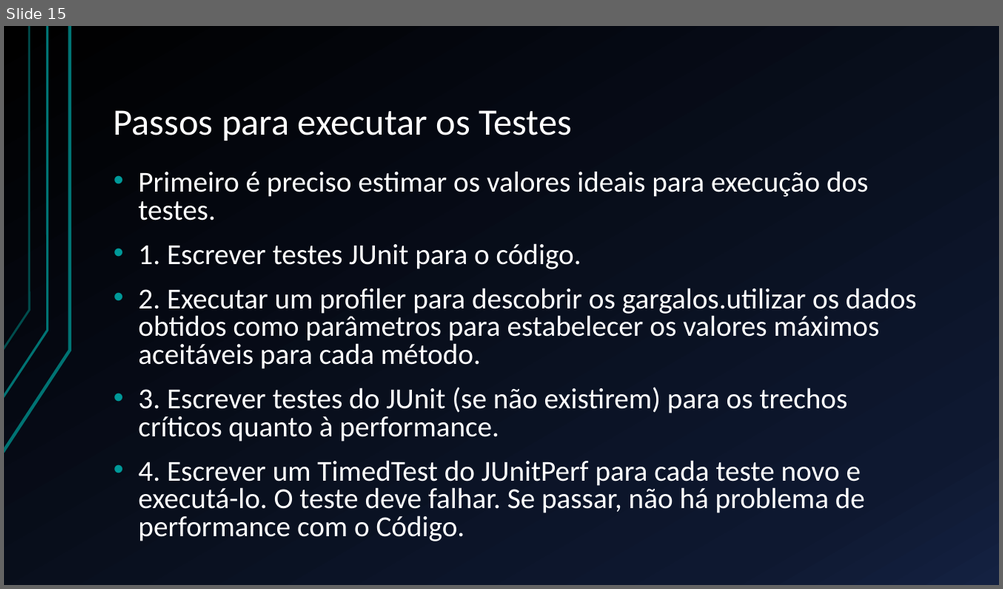
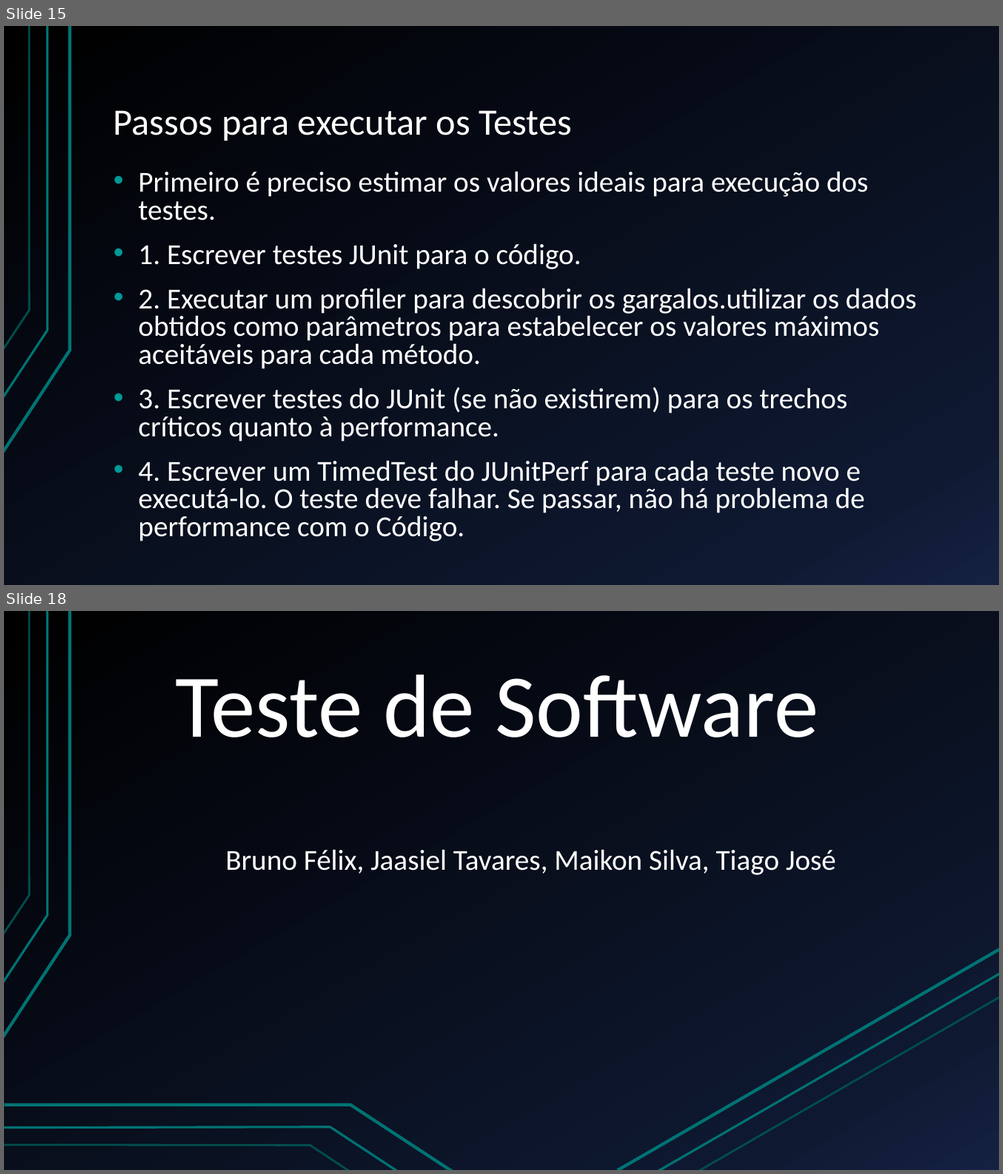
Before and after one commit to BrunoFelix/Restoran, a slide deck: Docs/Apresentação TSW.pptx. Shown one above the other, each under a label of ours: slide 15 before the commit, slides 15 and 18 after it; the slides between them are not shown. The pictures are 1003x589 and 1003x1174 pixels, drawn with LibreOffice and Linux fonts; fonts in the diff are those of the drawing. Boxes give left, top, right and bottom in pixels: in the first picture for what was removed or moved away, otherwise in the second. Text is boxed around its words. In the diff, an @@ line names an element or a change of style, - is before the commit and + after.

```diff
--- a/Docs/Apresentação TSW.pptx
+++ b/Docs/Apresentação TSW.pptx
@@ slide 18 added at (4, 611, 999, 1170), background gradient #000000 to #0F1931 to #142242; not listed: 3 template elements that a slide beside it also shows @@
@@ title added at (175, 675, 819, 738), 86.4 pt, text #FFFFFF @@
+Teste de Software
@@ text added at (225, 849, 836, 875), 28 pt, text #FFFFFF @@
+Bruno Félix, Jaasiel Tavares, Maikon Silva, Tiago José
@@ line added from (617, 1170) to (999, 949), #007373 3 pt @@
@@ line added from (657, 1170) to (999, 974), #007373 2.25 pt @@
@@ line added from (699, 1170) to (999, 997), #007373 2 pt @@
@@ freeform shape added at (5, 1105, 452, 1170), outline #007373 3 pt @@
@@ freeform shape added at (4, 1128, 398, 1170), outline #007373 2.25 pt @@
@@ freeform shape added at (4, 1145, 349, 1170), outline #007373 2 pt @@
```
Also in this commit, not shown: 5 slides changed, 3 other slides added, 1 slide removed.
